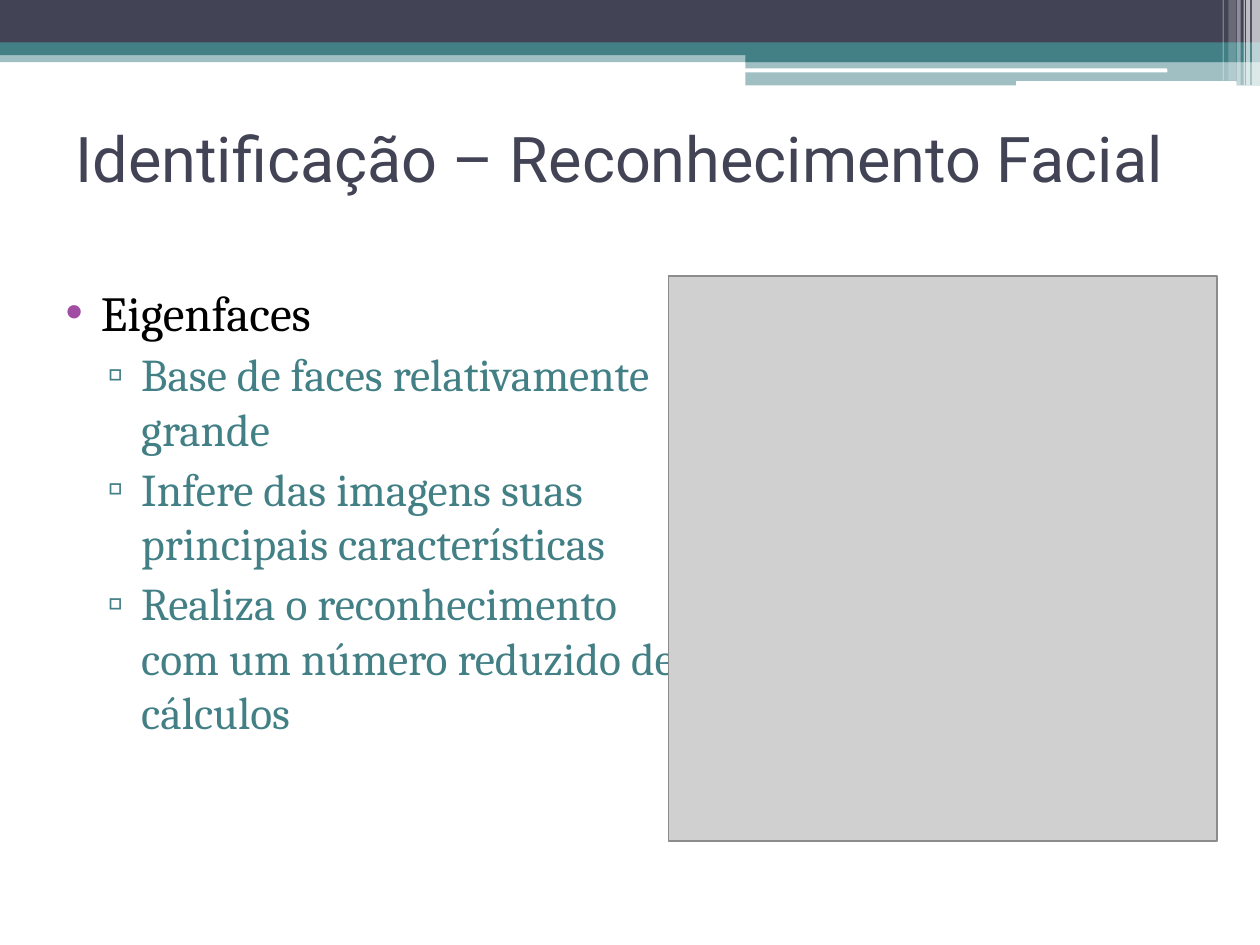
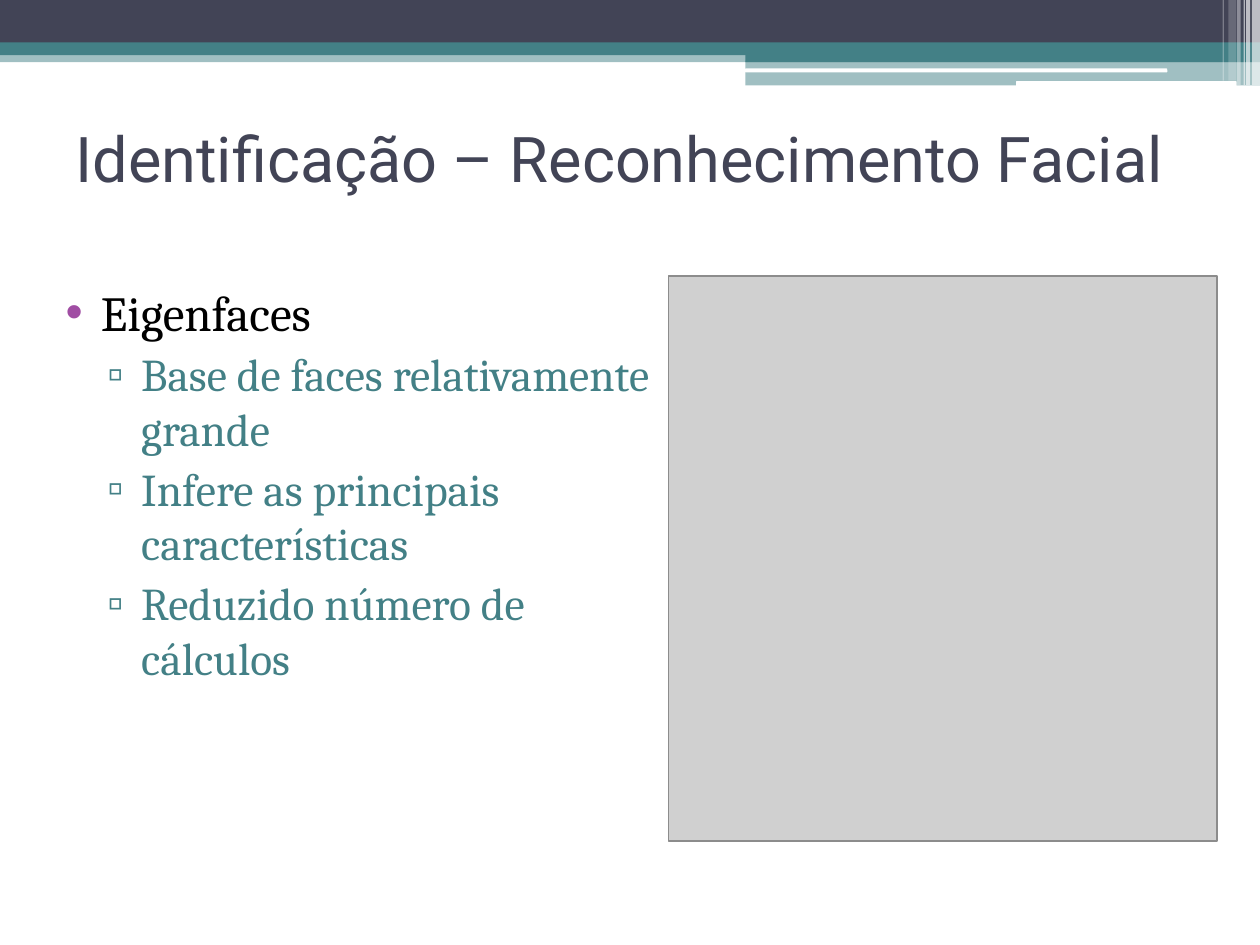
Before and after one commit to talesporto/Artigo-TRUE-SBCUP, a slide deck: slide 8 of apresentacao/ApresentacaoSBCUP.pptx. Drawn at 1260x945 pixels with LibreOffice and Linux fonts; fonts in the diff are those of the drawing; grey boxes stand for pictures. Boxes give left, top, right and bottom in pixels: in the first picture for what was removed or moved away, otherwise in the second. Text is boxed around its words. In the diff, an @@ line names an element or a change of style, - is before the commit and + after.

Commit message:
Ajuste na apresentação. Remoção dos textos presentes nos slides e adição de imagens.

```diff
--- a/apresentacao/ApresentacaoSBCUP.pptx
+++ b/apresentacao/ApresentacaoSBCUP.pptx
@@ text at (141, 473, 525, 676): text changed @@
-  ▫ Infere das imagens suas principais características
-  ▫ Realiza o reconhecimento com um número reduzido de cálculos
+  ▫ Infere as principais características
+  ▫ Reduzido número de cálculos
```
Also in this commit, not shown: 6 other slides changed.
